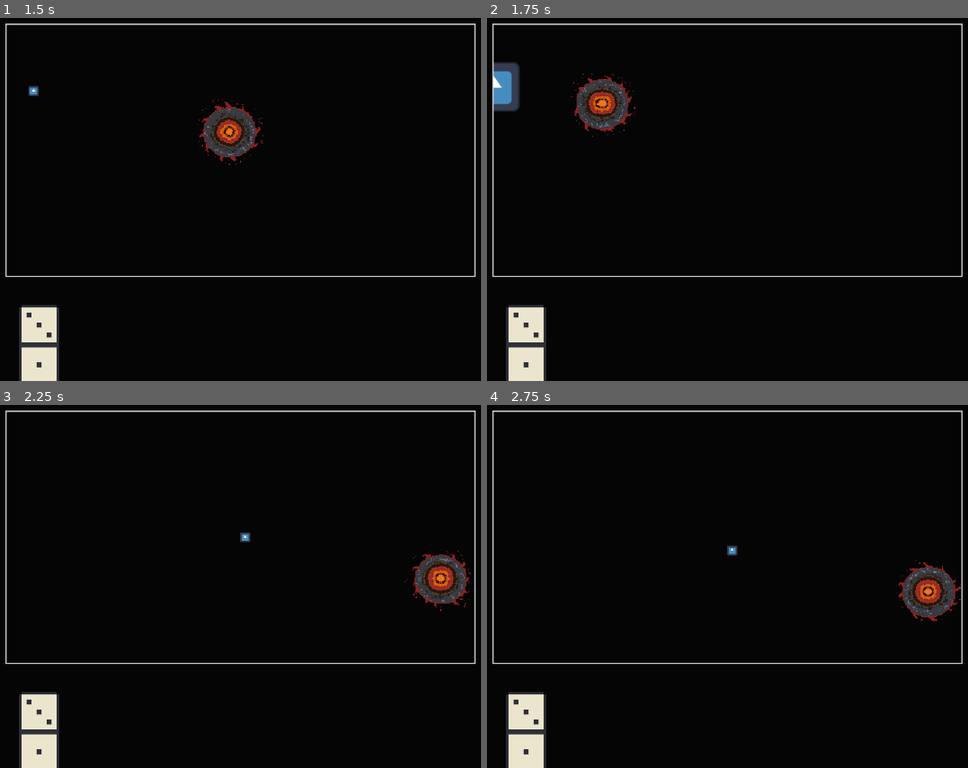
Above: before the commit, frames 1-4 (two rows, left to right).
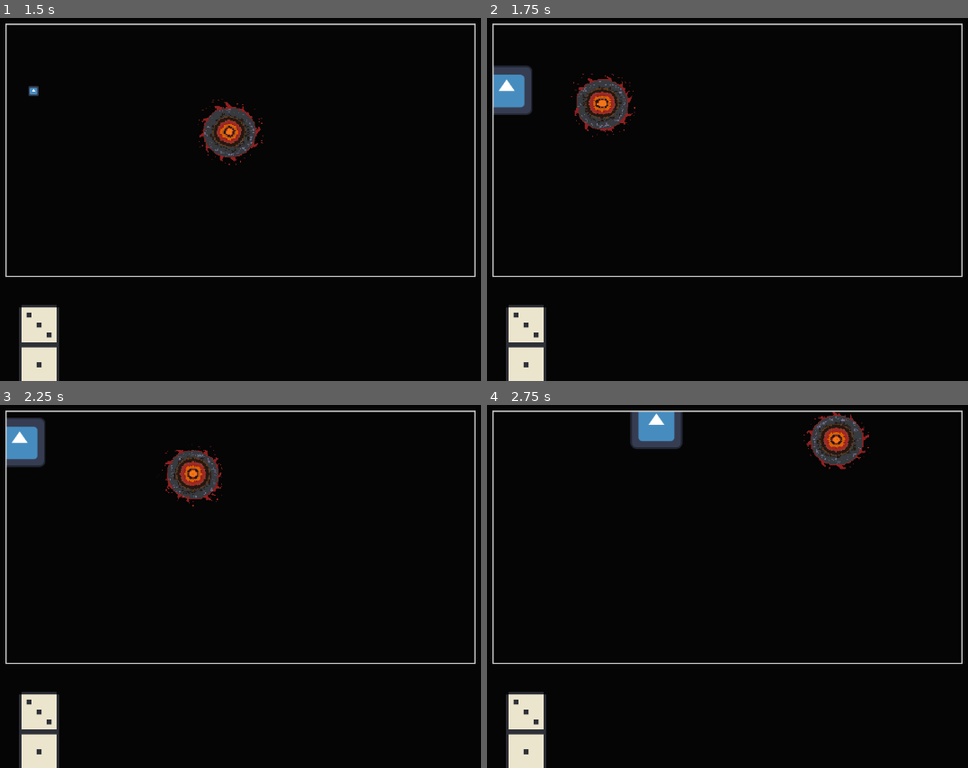
Above: after the commit, the same moments.

Repository: Juanxpeke/GD-BR2024
Game: Godot game, scene res://Core/GUI/MainMenu/main_menu.tscn
Two runs of this game, one before a commit and one after it. Both use one fixed random seed, a clock stepped at 60 frames per second and the inputs below. The engine's default icon, where the game draws it, is replaced by a stand-in: a white triangle on a blue panel in a dark square.
Inputs (mouse positions are in pixels of both pictures, inside the frame that each line leads up to):
- Up to frame 1 (1.5 s): click "Start Game" at 0.5 s; drag from (288, 148) to (115, 105) at 1.27 s
- Up to frame 2 (1.75 s): no input
- Up to frame 3 (2.25 s): drag from (4, 473) to (240, 423) at 2.02 s
- Up to frame 4 (2.75 s): no input

Frame 1 is identical in both runs. In frame 2, 0.8% of the frame differs, in the area x 1-10%, y 12-27%; in frame 3, 3.7%; in frame 4, 3.9%, in the area x 29-99%, y 1-60%.

Commit message:
Improved indicators system

Diff:
--- a/Core/Domino/domino.gd
+++ b/Core/Domino/domino.gd
@@ -42,15 +42,16 @@
 		grabbed = true
 		grab_position = global_position
 		GameManager.current_player.grabbed_domino = self
+		ConfigurationManager.add_cursor_shape("grabbing")
 		being_grabbed.emit()
 
 # Called when the mouse enters the node
 func _on_mouse_entered() -> void:
-	pass
+	ConfigurationManager.add_cursor_shape("grab")
 
 # Called when the node exits the node
 func _on_mouse_exited() -> void:
-	pass
+	ConfigurationManager.remove_cursor_shape("grab")
 
 # Called when an area enters the node
 func _on_area_entered(area : Area2D) -> void:
--- a/Core/Entity/Boss/boss.gd
+++ b/Core/Entity/Boss/boss.gd
@@ -10,7 +10,7 @@
 # Called when the current turn ends
 func _on_turn_ended() -> void:
 	if GameManager.current_match.is_turn_owner(self):
-		pass
+		GameManager.current_match.end_turn()
 		# var best_plays = _calculate_best_play()
 		#var best_counter_plays = _calculate_best_counter_play()
 
--- a/Core/Entity/Player/player.gd
+++ b/Core/Entity/Player/player.gd
@@ -22,6 +22,7 @@
 		if not grabbed_domino.is_over_placement_area():
 			grabbed_domino.reset()
 		grabbed_domino = null
+		ConfigurationManager.remove_cursor_shape("grabbing")
 
 # Called when the current turn ends
 func _on_turn_ended() -> void:
--- a/Core/Match/match.gd
+++ b/Core/Match/match.gd
@@ -1,5 +1,5 @@
 class_name Match
-extends Control
+extends Node
 
 signal turn_ended
 
--- a/Core/Match/match.tscn
+++ b/Core/Match/match.tscn
@@ -12,18 +12,10 @@
 border_width_right = 2
 border_width_bottom = 2
 
-[node name="Match" type="Control"]
-layout_mode = 3
-anchors_preset = 15
-anchor_right = 1.0
-anchor_bottom = 1.0
-grow_horizontal = 2
-grow_vertical = 2
-mouse_filter = 1
+[node name="Match" type="Node"]
 script = ExtResource("1_4yfw0")
 
 [node name="PanelContainer" type="PanelContainer" parent="."]
-layout_mode = 1
 anchors_preset = -1
 anchor_left = 0.185
 anchor_top = 0.2
@@ -62,3 +54,5 @@
 
 [node name="Bob" parent="Entities" instance=ExtResource("4_21v77")]
 position = Vector2(893, 41)
+health = 50
+skills = Array[Resource("res://Global/Skills/skill.gd")]([])
--- a/Core/World/Deck/deck.tscn
+++ b/Core/World/Deck/deck.tscn
@@ -1,8 +1,10 @@
-[gd_scene load_steps=22 format=3 uid="uid://p4kwvy8s0hs3"]
+[gd_scene load_steps=24 format=3 uid="uid://p4kwvy8s0hs3"]
 
 [ext_resource type="Script" path="res://Core/World/Deck/deck.gd" id="1_crrof"]
 [ext_resource type="PackedScene" uid="uid://lnky8im65wgg" path="res://Core/Domino/domino.tscn" id="2_uah7y"]
+[ext_resource type="PackedScene" uid="uid://dp2sbtwygdtt4" path="res://Core/World/Indicators/ooc_indicator_component.tscn" id="3_owlyl"]
 [ext_resource type="Texture2D" uid="uid://cj0y3oam5unr" path="res://Assets/CustomPixelArt/PortalDispenser/DispenserPortalAnimation/DispenserBaseAnimation-Sheet.png" id="3_u35eb"]
+[ext_resource type="Texture2D" uid="uid://jlryjbt7mgau" path="res://icon.svg" id="4_26l5l"]
 
 [sub_resource type="AtlasTexture" id="AtlasTexture_yw1go"]
 atlas = ExtResource("3_u35eb")
@@ -131,6 +133,9 @@
 script = ExtResource("1_crrof")
 domino_scene = ExtResource("2_uah7y")
 
+[node name="OOCIndicatorComponent" parent="." instance=ExtResource("3_owlyl")]
+indicator_texture = ExtResource("4_26l5l")
+
 [node name="Sprite" type="AnimatedSprite2D" parent="."]
 unique_name_in_owner = true
 texture_filter = 1
--- a/Core/World/Indicators/ooc_indicator_component.gd
+++ b/Core/World/Indicators/ooc_indicator_component.gd
@@ -4,6 +4,7 @@
 @export var indicator_texture : Texture2D
 
 @onready var indicator_area := %IndicatorArea
+@onready var indicator_collision_shape := %IndicatorArea/CollisionShape
 @onready var indicator_sprite := %IndicatorSprite
 
 # Private
@@ -22,7 +23,10 @@
 	var camera_rect = GameManager.current_camera.get_rect()
 
 	if _is_outside_rect(camera_rect):
+		# TODO: Use the world top layer instead of a layer for each indicator
+		var viewport_size = get_viewport_rect().size
 		var camera_position = camera_rect.position + camera_rect.size * 0.5
+		var indicator_padding = indicator_collision_shape.shape.radius
 
 		if global_position.x == camera_position.x: return
 
@@ -30,13 +34,13 @@
 		var indicator_position = Vector2()
 
 		if global_position.y < camera_position.y:
-			indicator_position = Vector2(camera_rect.size.y  * 0.5 / slope + camera_position.x, camera_rect.position.y)
+			indicator_position = Vector2((viewport_size.y * 0.5 - indicator_padding) / slope + viewport_size.x * 0.5, indicator_padding)
 		else:
-			indicator_position = Vector2(-camera_rect.size.y  * 0.5 / slope + camera_position.x, camera_rect.position.y + camera_rect.size.y)
-		if indicator_position.x < camera_rect.position.x:
-			indicator_position = Vector2(camera_rect.position.x, camera_rect.size.x * 0.5 * slope + camera_position.y)
-		elif indicator_position.x > camera_rect.position.x + camera_rect.size.x:
-			indicator_position = Vector2(camera_rect.position.x + camera_rect.size.x, -camera_rect.size.x * 0.5 * slope + camera_position.y)
+			indicator_position = Vector2((-viewport_size.y * 0.5 + indicator_padding) / slope + viewport_size.x * 0.5, viewport_size.y - indicator_padding)
+		if indicator_position.x < indicator_padding:
+			indicator_position = Vector2(indicator_padding, (viewport_size.x * 0.5 - indicator_padding) * slope + viewport_size.y * 0.5)
+		elif indicator_position.x > viewport_size.x - indicator_padding:
+			indicator_position = Vector2(viewport_size.x - indicator_padding, (-viewport_size.x * 0.5 + indicator_padding) * slope + viewport_size.y * 0.5)
 
 		indicator_area.global_position = indicator_position
 
--- a/Core/World/Indicators/ooc_indicator_component.tscn
+++ b/Core/World/Indicators/ooc_indicator_component.tscn
@@ -8,13 +8,15 @@
 [node name="OOCIndicatorComponent" type="Node2D"]
 script = ExtResource("1_17h3m")
 
-[node name="IndicatorArea" type="Area2D" parent="."]
+[node name="IndicatorLayer" type="CanvasLayer" parent="."]
+
+[node name="IndicatorArea" type="Area2D" parent="IndicatorLayer"]
 unique_name_in_owner = true
 monitoring = false
 monitorable = false
 
-[node name="CollisionShape" type="CollisionShape2D" parent="IndicatorArea"]
+[node name="CollisionShape" type="CollisionShape2D" parent="IndicatorLayer/IndicatorArea"]
 shape = SubResource("CircleShape2D_g8pq3")
 
-[node name="IndicatorSprite" type="Sprite2D" parent="IndicatorArea"]
+[node name="IndicatorSprite" type="Sprite2D" parent="IndicatorLayer/IndicatorArea"]
 unique_name_in_owner = true
--- a/Core/World/Tower/tower.tscn
+++ b/Core/World/Tower/tower.tscn
@@ -8,13 +8,13 @@
 [node name="Tower" type="Node2D"]
 script = ExtResource("1_3jabf")
 
-[node name="Sprite" type="Sprite2D" parent="."]
-unique_name_in_owner = true
-scale = Vector2(0.2, 0.2)
-texture = ExtResource("3_fl8vd")
-
 [node name="StaticPlacementComponent" parent="." instance=ExtResource("2_5thyv")]
 unique_name_in_owner = true
 
 [node name="OOCIndicatorComponent" parent="." instance=ExtResource("4_38pew")]
 indicator_texture = ExtResource("3_fl8vd")
+
+[node name="Sprite" type="Sprite2D" parent="."]
+unique_name_in_owner = true
+scale = Vector2(0.2, 0.2)
+texture = ExtResource("3_fl8vd")
--- a/Core/World/camera.gd
+++ b/Core/World/camera.gd
@@ -41,5 +41,5 @@
 
 # Gets the camera rect
 func get_rect() -> Rect2:
-	var camera_size = get_viewport_rect().size * zoom
-	return Rect2(get_screen_center_position() - camera_size / 2, camera_size)
+	var camera_size = get_viewport_rect().size / zoom
+	return Rect2(get_screen_center_position() - camera_size * 0.5, camera_size)
--- a/Core/World/camera_movement_area.gd
+++ b/Core/World/camera_movement_area.gd
@@ -1,8 +1,9 @@
 class_name CameraMovementArea
 extends Area2D
 
-const BASE_SPEED : float = 1.0
-const ACCELERATION_FACTOR : float = 1.5
+const BASE_SPEED : float = 0.4
+const TIME_ACCELERATION_FACTOR : float = 3.0
+const DISTANCE_ACCELERATION_FACTOR : float = 1.5
 const ACTIVATION_TIME : float = 0.1
 
 @export var movement_direction : Vector2
@@ -23,8 +24,9 @@
 		time_hovered += delta
 
 	if time_hovered > ACTIVATION_TIME:
-		var mouse_distance = get_local_mouse_position().project(movement_direction.normalized()).length()
-		var speed = BASE_SPEED * pow(mouse_distance, ACCELERATION_FACTOR)
+		var mouse_distance_speed_factor = pow(get_local_mouse_position().project(movement_direction.normalized()).length(), DISTANCE_ACCELERATION_FACTOR)
+		var time_speed_factor = min(TIME_ACCELERATION_FACTOR * (time_hovered - ACTIVATION_TIME), 7.0)
+		var speed = BASE_SPEED * mouse_distance_speed_factor * time_speed_factor
 		GameManager.current_camera.translate(movement_direction * speed * delta)
 
 # Called when the mouse enters
--- a/Core/World/world.tscn
+++ b/Core/World/world.tscn
@@ -7,10 +7,10 @@
 [ext_resource type="Script" path="res://Core/World/camera_movement_area.gd" id="5_uh1ic"]
 
 [sub_resource type="RectangleShape2D" id="RectangleShape2D_btw54"]
-size = Vector2(1152, 50)
+size = Vector2(1152, 32)
 
 [sub_resource type="RectangleShape2D" id="RectangleShape2D_vlmx3"]
-size = Vector2(50, 648)
+size = Vector2(32, 648)
 
 [node name="World" type="Node2D"]
 script = ExtResource("1_vxdio")
@@ -32,41 +32,41 @@
 [node name="TopLayer" type="CanvasLayer" parent="."]
 
 [node name="TopMovementArea" type="Area2D" parent="TopLayer"]
-position = Vector2(576, 50)
+position = Vector2(576, 32)
 script = ExtResource("5_uh1ic")
 movement_direction = Vector2(0, -1)
 metadata/_edit_group_ = true
 
 [node name="CollisionShape" type="CollisionShape2D" parent="TopLayer/TopMovementArea"]
-position = Vector2(0, -25)
+position = Vector2(0, -16)
 shape = SubResource("RectangleShape2D_btw54")
 
 [node name="RightMovementArea" type="Area2D" parent="TopLayer"]
-position = Vector2(1102, 324)
+position = Vector2(1120, 325)
 script = ExtResource("5_uh1ic")
 movement_direction = Vector2(1, 0)
 metadata/_edit_group_ = true
 
 [node name="CollisionShape" type="CollisionShape2D" parent="TopLayer/RightMovementArea"]
-position = Vector2(25, 0)
+position = Vector2(16, 0)
 shape = SubResource("RectangleShape2D_vlmx3")
 
 [node name="BottomMovementArea" type="Area2D" parent="TopLayer"]
-position = Vector2(576, 598)
+position = Vector2(576, 616)
 script = ExtResource("5_uh1ic")
 movement_direction = Vector2(0, 1)
 metadata/_edit_group_ = true
 
 [node name="CollisionShape" type="CollisionShape2D" parent="TopLayer/BottomMovementArea"]
-position = Vector2(0, 25)
+position = Vector2(0, 16)
 shape = SubResource("RectangleShape2D_btw54")
 
 [node name="LeftMovementArea" type="Area2D" parent="TopLayer"]
-position = Vector2(50, 324)
+position = Vector2(32, 324)
 script = ExtResource("5_uh1ic")
 movement_direction = Vector2(-1, 0)
 metadata/_edit_group_ = true
 
 [node name="CollisionShape" type="CollisionShape2D" parent="TopLayer/LeftMovementArea"]
-position = Vector2(-25, 0)
+position = Vector2(-16, 0)
 shape = SubResource("RectangleShape2D_vlmx3")
--- a/Global/Configuration/configuration_manager.gd
+++ b/Global/Configuration/configuration_manager.gd
@@ -1,10 +1,10 @@
 extends Node
 
 # Load the custom images for the mouse cursor
-var default = load("res://icon.svg")
-var pointer = load("res://icon.svg")
-var grab = load("res://icon.svg")
-var grabbing = load("res://icon.svg")
+var default = load("res://Global/Configuration/CursorSprites/default.png")
+var pointer = load("res://Global/Configuration/CursorSprites/pointer.png")
+var grab = load("res://Global/Configuration/CursorSprites/grab.png")
+var grabbing = load("res://Global/Configuration/CursorSprites/grabbing.png")
 
 # Shapes counters
 var shape_counters = {
@@ -32,8 +32,6 @@
 		if shape_counters[shape] > 0:
 			cursor_shape = shape
 
-	print(cursor_shape)
-
 	match cursor_shape:
 		"default": Input.set_default_cursor_shape(Input.CURSOR_ARROW)
 		"pointer": Input.set_default_cursor_shape(Input.CURSOR_POINTING_HAND)
@@ -49,5 +47,5 @@
 
 # Removes a cursor shape
 func remove_cursor_shape(shape : String) -> void:
-	shape_counters[shape] = min(shape_counters[shape] - 1, 0)
+	shape_counters[shape] = max(shape_counters[shape] - 1, 0)
 	_update_cursor_shape()
Renamed: Global/Configuration/CursorSprites/Select.png -> Global/Configuration/CursorSprites/pointer.png
